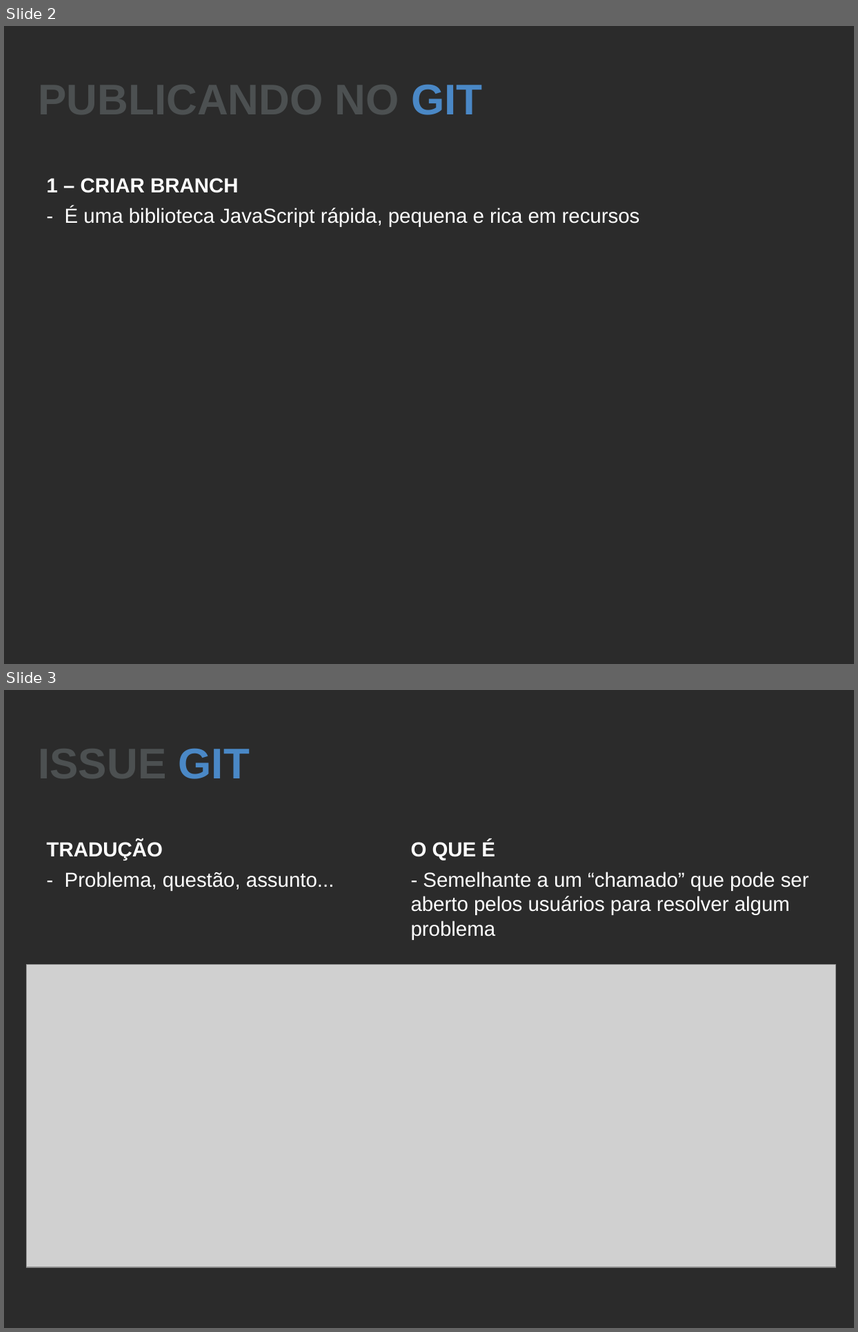
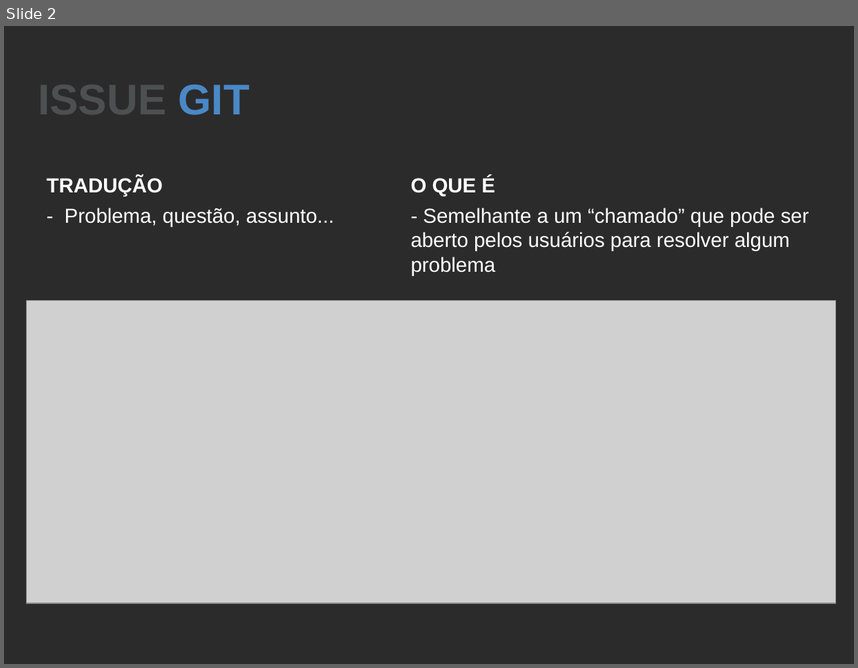
Before and after one commit to cursosticcea/curso-ui-development-1, a slide deck: aulas/aula8/aula8-slide.odp. Shown one above the other, each under a label of ours: slides 2 and 3 before the commit, slide 2 after it. The pictures are 858x1332 and 858x668 pixels, drawn with LibreOffice and Linux fonts; fonts in the diff are those of the drawing; grey boxes stand for pictures; background and template pictures are left out; a plain dark background stands for a picture behind light text. Boxes give left, top, right and bottom in pixels: in the first picture for what was removed or moved away, otherwise in the second. Text is boxed around its words. In the diff, an @@ line names an element or a change of style, - is before the commit and + after.

```diff
--- a/aulas/aula8/aula8-slide.odp
+++ b/aulas/aula8/aula8-slide.odp
@@ slide 2 removed at [4, 26, 854, 664], background picture (left out) @@
@@ title removed at [38, 76, 482, 123] @@
-PUBLICANDO NO GIT
@@ text removed at [47, 178, 640, 227] @@
-1 – CRIAR BRANCH
-- É uma biblioteca JavaScript rápida, pequena e rica em recursos
@@ what was slide 3 is now slide 2 @@
```
Also in this commit, not shown: 3 other files.
